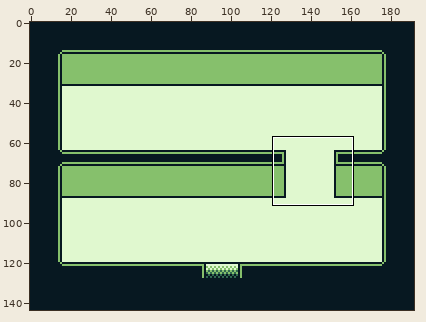
Edited in one commit: sprite sheet (assets/backgrounds/house-village_1.png). Above: a wide view before the commit, with the close-up outlined.
Close-up. The starting point:
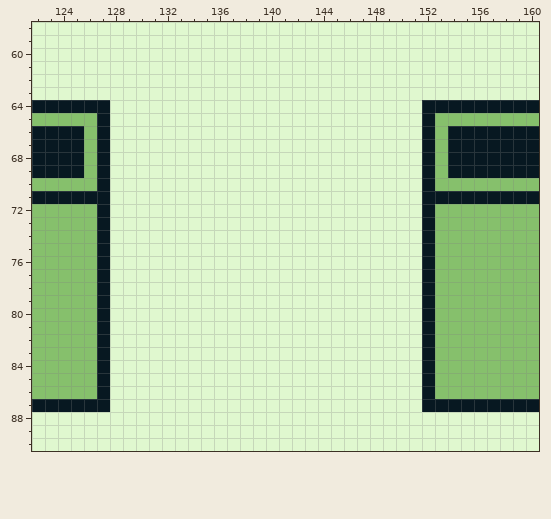
The file is 192x144 pixels. Colours within 5 levels of each other are drawn and written as one. Shown: x 122..160, y 58..90.
Now the later version:
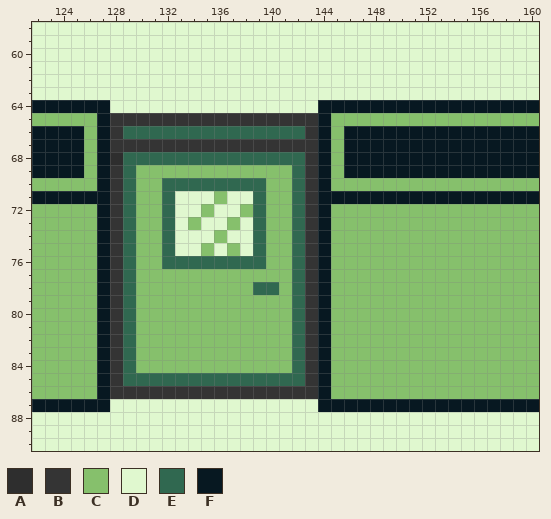
Palette (. is transparent): A #2e2e2e  B #343434  C #86c06c  D #e0f8cf  E #306850  F #071821
Changes in this commit:
y 64: x 144..151 DDDDDDDD -> FFFFFFFF
y 65: x 128..152 DDDDDDDDDDDDDDDDDDDDDDDDF -> BBBBBBBBBBBBBBBBFCCCCCCCC
y 66: x 128..151 DDDDDDDDDDDDDDDDDDDDDDDD -> BEEEEEEEEEEEEEEBFCFFFFFF; x 153 C -> F
y 67: x 128..151 DDDDDDDDDDDDDDDDDDDDDDDD -> BBBBBBBBBBBBBBBBFCFFFFFF; x 153 C -> F
y 68: x 128..151 DDDDDDDDDDDDDDDDDDDDDDDD -> AEEEEEEEEEEEEEEBFCFFFFFF; x 153 C -> F
y 69: x 128..151 DDDDDDDDDDDDDDDDDDDDDDDD -> BECCCCCCCCCCCCEBFCFFFFFF; x 153 C -> F
y 70: x 128..152 DDDDDDDDDDDDDDDDDDDDDDDDF -> BECCEEEEEEEECCEBFCCCCCCCC
y 71: x 128..132 DDDDD -> BECCE; x 136 D -> C; x 139..151 DDDDDDDDDDDDD -> ECCEBFFFFFFFF
y 72: x 128..132 DDDDD -> BECCE; x 135 D -> C; x 138..152 DDDDDDDDDDDDDDF -> CECCEBFCCCCCCCC
y 73: x 128..132 DDDDD -> BECCE; x 134 D -> C; x 137 D -> C; x 139..152 DDDDDDDDDDDDDF -> ECCEBFCCCCCCCC
y 74: x 128..132 DDDDD -> BECCE; x 136 D -> C; x 139..152 DDDDDDDDDDDDDF -> ECCEBFCCCCCCCC
y 75: x 128..132 DDDDD -> BECCE; x 135 D -> C; x 137 D -> C; x 139..152 DDDDDDDDDDDDDF -> ECCEBFCCCCCCCC
y 76: x 128..152 DDDDDDDDDDDDDDDDDDDDDDDDF -> BECCEEEEEEEECCEBFCCCCCCCC
y 77: x 128..152 DDDDDDDDDDDDDDDDDDDDDDDDF -> BECCCCCCCCCCCCEBFCCCCCCCC
y 78: x 128..152 DDDDDDDDDDDDDDDDDDDDDDDDF -> BECCCCCCCCCEECEBFCCCCCCCC
y 79..84: x 128..152 DDDDDDDDDDDDDDDDDDDDDDDDF -> BECCCCCCCCCCCCEBFCCCCCCCC
y 85: x 128..152 DDDDDDDDDDDDDDDDDDDDDDDDF -> BEEEEEEEEEEEEEEBFCCCCCCCC
y 86: x 128..152 DDDDDDDDDDDDDDDDDDDDDDDDF -> BBBBBBBBBBBBBBBBFCCCCCCCC
y 87: x 144..151 DDDDDDDD -> FFFFFFFF
